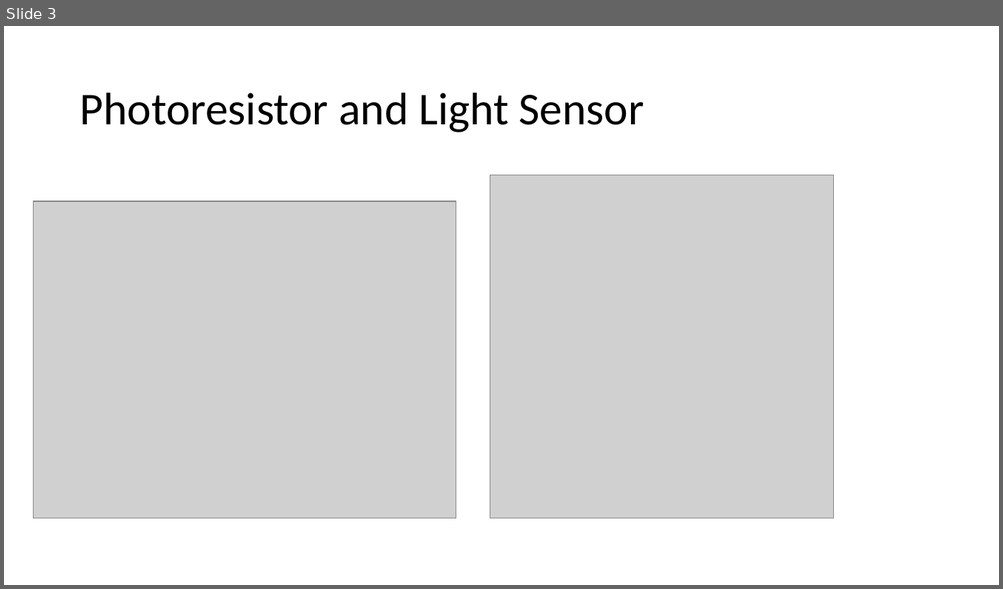
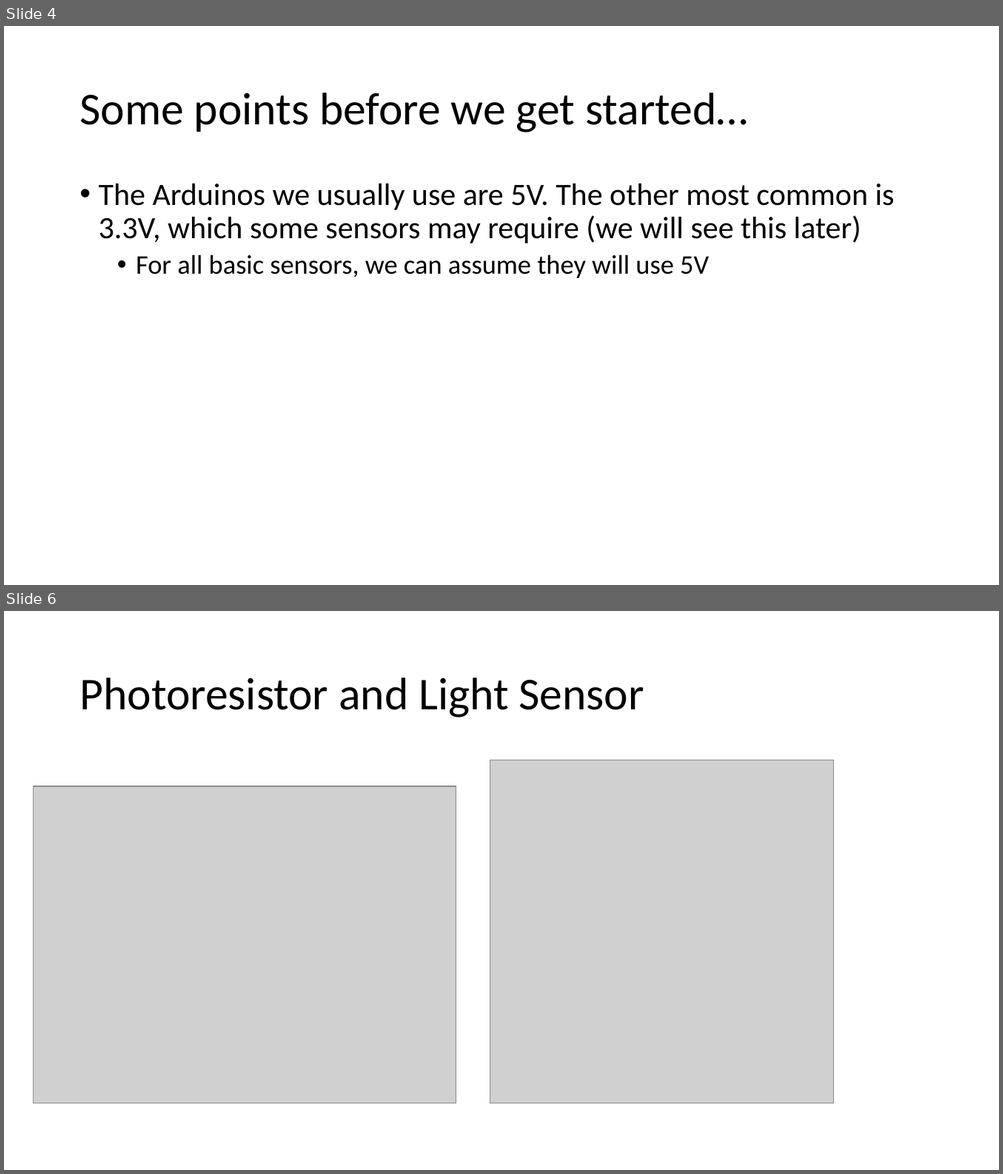
Before and after one commit to rchatrath7/PDH-Workshops, a slide deck: vishal-sensors-lecture/Sensor Lecture.pptx. Shown one above the other, each under a label of ours: slide 3 before the commit, slides 4 and 6 after it; the slides between them are not shown. The pictures are 1003x589 and 1003x1174 pixels, drawn with LibreOffice and Linux fonts; fonts in the diff are those of the drawing; grey boxes stand for pictures. Boxes give left, top, right and bottom in pixels: in the first picture for what was removed or moved away, otherwise in the second. Text is boxed around its words. In the diff, an @@ line names an element or a change of style, - is before the commit and + after.

Commit message:
Made the powerpoint simpler and more polished. Added the sample Arduino sketches including commenting for proper wiring.

```diff
--- a/vishal-sensors-lecture/Sensor Lecture.pptx
+++ b/vishal-sensors-lecture/Sensor Lecture.pptx
@@ slide 4 added at bbox=[4, 26, 999, 585], background #FFFFFF @@
@@ title added at bbox=[79, 93, 748, 133], 44 pt, text #000000 @@
+Some points before we get started…
@@ text added at bbox=[99, 184, 894, 278], 30 pt, text #000000 @@
+• The Arduinos we usually use are 5V. The other most common is 3.3V, which some sensors may require (we will see this later)
+  • For all basic sensors, we can assume they will use 5V
@@ what was slide 3 is now slide 6 @@
```
Also in this commit, not shown: 8 slides changed, 10 other slides added, 2 slides removed, 4 other files.
